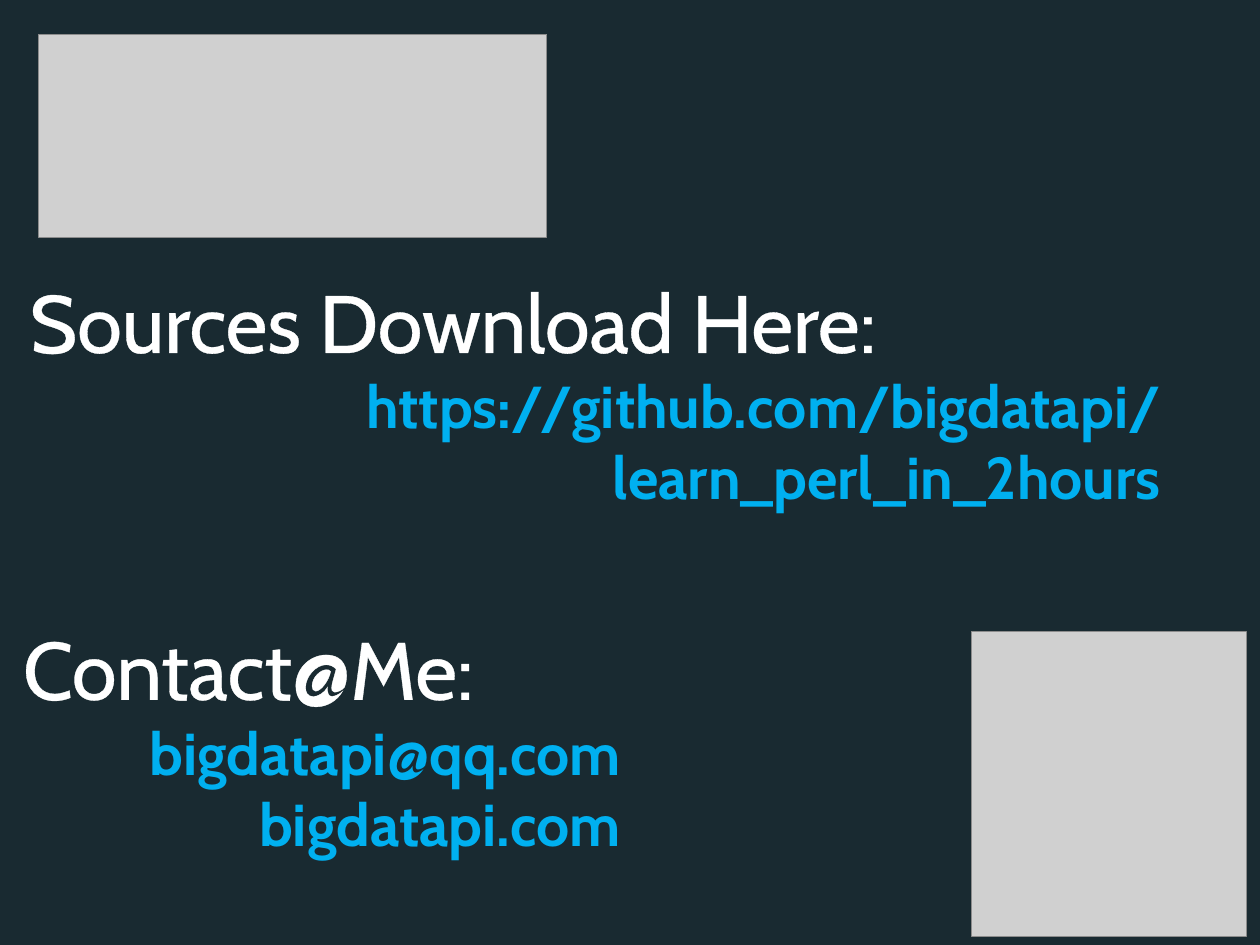
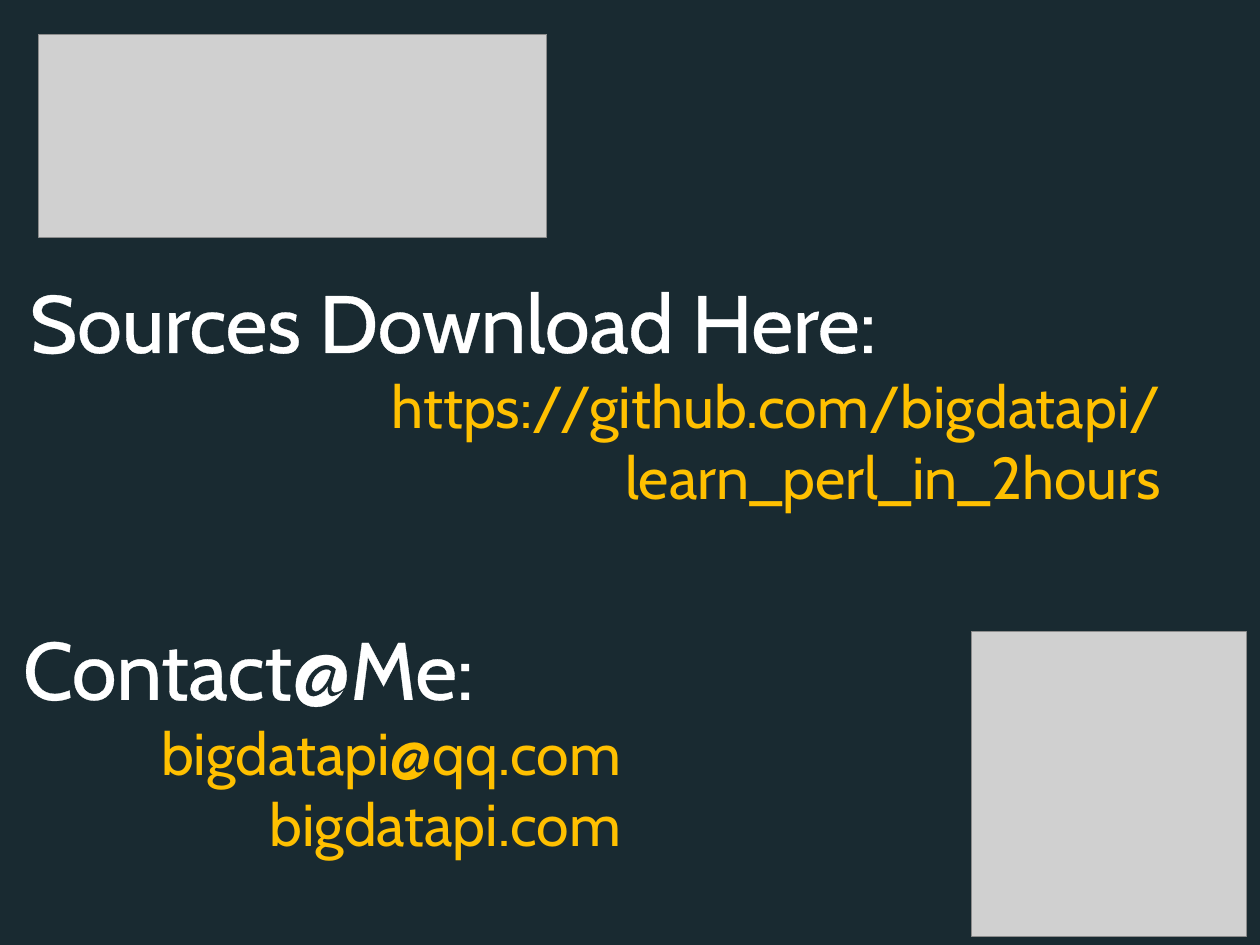
Before and after one commit to bigdatapi/learn_perl_in_2hours, a slide deck: slide 38 of doc/Learn_Perl_in_2hours_by_bigdatapi.pptx. Drawn at 1260x945 pixels with LibreOffice and Linux fonts; fonts in the diff are those of the drawing; grey boxes stand for pictures. Boxes give left, top, right and bottom in pixels: in the first picture for what was removed or moved away, otherwise in the second. Text is boxed around its words. In the diff, an @@ line names an element or a change of style, - is before the commit and + after.

Commit message:
Adjust ppt file font style

```diff
--- a/doc/Learn_Perl_in_2hours_by_bigdatapi.pptx
+++ b/doc/Learn_Perl_in_2hours_by_bigdatapi.pptx
@@ text at [392, 383, 1161, 512]: text colour none to #FFC000, letter outline #00B0F0 2.48 pt to none, bold off in "https://github.com/bigdatapi/learn_perl_in_2hours" @@
@@ text at [161, 730, 622, 859]: text colour none to #FFC000, letter outline #00B0F0 2.48 pt to none, bold off in "bigdatapi@qq.com", "bigdatapi.com" @@
```
Also in this commit, not shown: 6 other slides changed.
